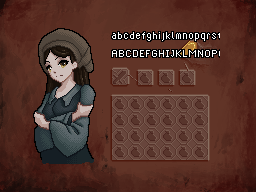
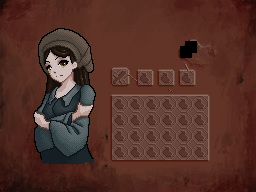
Comparing the layer stacks of the two 256×192 images. Changes:
added layer "goldArea" in group "over" over [180, 41, 197, 58]
hid "fontBigBlackRim" over [111, 31, 220, 58]
